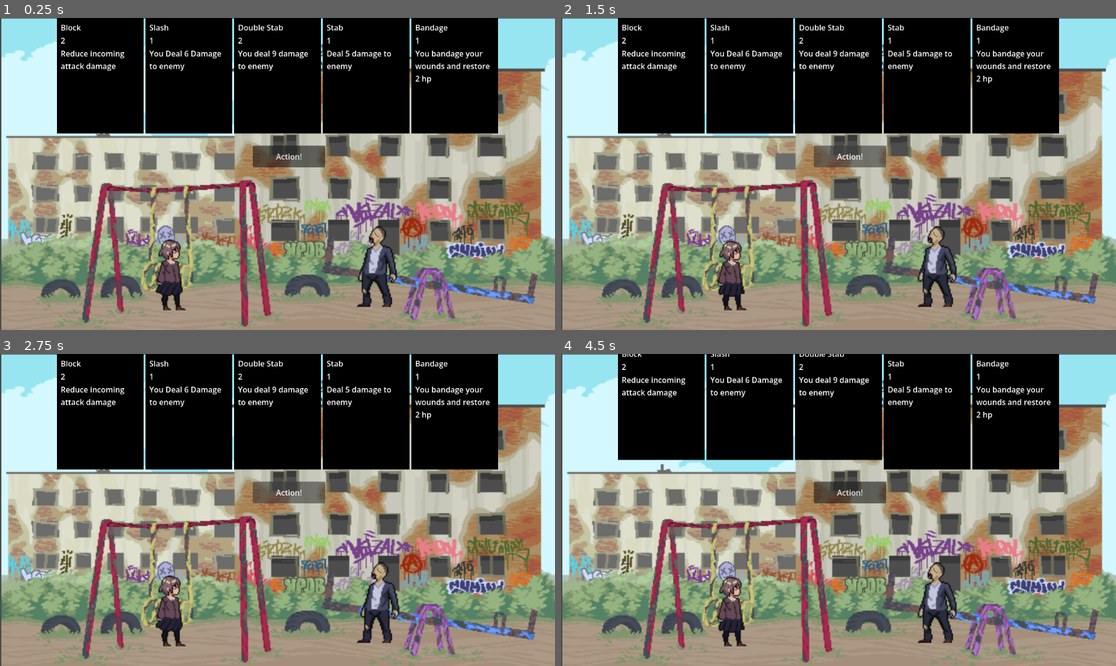
Above: before the commit, frames 1-4 (two rows, left to right).
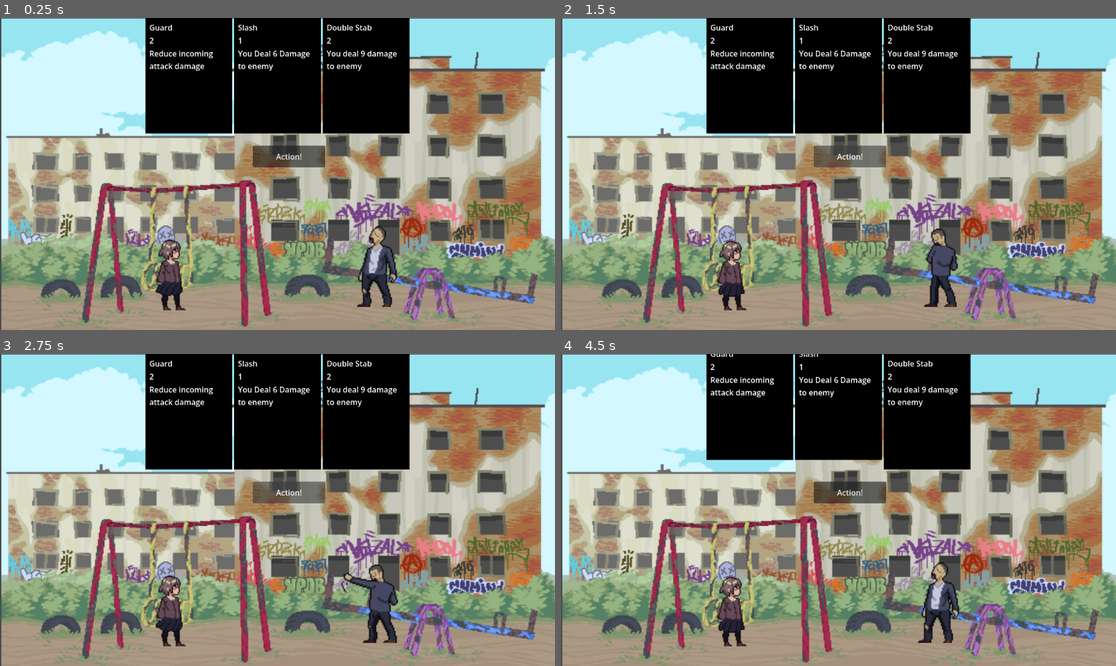
Above: after the commit, the same moments.

Repository: yusuf14694/prototype-battle-card
Game: Godot game, scene res://scenes/battle.tscn
The game is run twice, just before and just after one commit, with the same random seed, the same clock (stepped at 60 frames per second) and the same inputs.
Inputs (mouse positions are in pixels of both pictures, inside the frame that each line leads up to):
- Up to frame 1 (0.25 s): no input
- Up to frame 2 (1.5 s): click "Action!" at 0.5 s; click "Action!" at 1.25 s
- Up to frame 3 (2.75 s): click "Action!" at 2 s
- Up to frame 4 (4.5 s): move the mouse to (660, 413) at 2.77 s; click (660, 413) at 2.92 s; move the mouse to (749, 413) at 3.52 s; click (749, 413) at 3.67 s; move the mouse to (838, 413) at 4.27 s; click (838, 413) at 4.42 s

The runs differ from the first frame. In frame 1, 13% of the frame differs, in the area x 10-90%, y 0-38%; in frame 2, 14%; in frame 3, 14%, in the area x 10-90%, y 0-93%; in frame 4, 13%.

Commit message:
Features 1. Add draw hand from deck after cards executed. 2. Add two more cards block and heal. 3. Add turn cycle Draw Card -> Player Turn -> Execute Card -> Zombie   Attack -> Draw Card again. With Animation! 4. Add zombie attack and damaging player.

Diff:
--- a/resources/cardsdata/block.tres
+++ b/resources/cardsdata/block.tres
@@ -4,7 +4,7 @@
 
 [resource]
 script = ExtResource("1_i48d3")
-card_name = "Block"
+card_name = "Guard"
 block = 1
 cost = 2
 description = "Reduce incoming attack damage"
--- a/scenes/player.tscn
+++ b/scenes/player.tscn
@@ -4,6 +4,7 @@
 [ext_resource type="Script" uid="uid://b1bq81uu7etr1" path="res://scripts/player.gd" id="1_hqtel"]
 [ext_resource type="Texture2D" uid="uid://dqdy03qwly4x5" path="res://resources/craftpix-net-242415-free-schoolgirls-anime-character-pixel-sprite-pack/Girl_3/Attack.png" id="1_onrkg"]
 [ext_resource type="Texture2D" uid="uid://bcxxxhn333te2" path="res://resources/craftpix-net-242415-free-schoolgirls-anime-character-pixel-sprite-pack/Girl_3/Walk.png" id="3_i3pqv"]
+[ext_resource type="Texture2D" uid="uid://dcyeih1ik4e8h" path="res://resources/craftpix-net-242415-free-schoolgirls-anime-character-pixel-sprite-pack/Girl_3/Protection.png" id="3_qlg0r"]
 
 [sub_resource type="AtlasTexture" id="AtlasTexture_dw050"]
 atlas = ExtResource("1_onrkg")
@@ -28,6 +29,18 @@
 [sub_resource type="AtlasTexture" id="AtlasTexture_urp6f"]
 atlas = ExtResource("1_onrkg")
 region = Rect2(640, 0, 128, 128)
+
+[sub_resource type="AtlasTexture" id="AtlasTexture_tuyoq"]
+atlas = ExtResource("3_qlg0r")
+region = Rect2(0, 0, 128, 128)
+
+[sub_resource type="AtlasTexture" id="AtlasTexture_fjrip"]
+atlas = ExtResource("3_qlg0r")
+region = Rect2(128, 0, 128, 128)
+
+[sub_resource type="AtlasTexture" id="AtlasTexture_smehm"]
+atlas = ExtResource("3_qlg0r")
+region = Rect2(256, 0, 128, 128)
 
 [sub_resource type="AtlasTexture" id="AtlasTexture_onrkg"]
 atlas = ExtResource("1_4flbx")
@@ -125,6 +138,20 @@
 "loop": false,
 "name": &"attack",
 "speed": 8.0
+}, {
+"frames": [{
+"duration": 1.0,
+"texture": SubResource("AtlasTexture_tuyoq")
+}, {
+"duration": 1.0,
+"texture": SubResource("AtlasTexture_fjrip")
+}, {
+"duration": 1.0,
+"texture": SubResource("AtlasTexture_smehm")
+}],
+"loop": false,
+"name": &"hurt",
+"speed": 5.0
 }, {
 "frames": [{
 "duration": 1.0,
@@ -200,7 +227,9 @@
 
 [node name="AnimatedSprite2DPlayer" type="AnimatedSprite2D" parent="." unique_id=738212693]
 sprite_frames = SubResource("SpriteFrames_dw050")
-animation = &"idle"
+animation = &"hurt"
+frame = 2
+frame_progress = 1.0
 
 [node name="CollisionShape2D" type="CollisionShape2D" parent="." unique_id=845416115]
 position = Vector2(-1.5, 28)
--- a/scenes/zombie.tscn
+++ b/scenes/zombie.tscn
@@ -2,7 +2,28 @@
 
 [ext_resource type="Script" uid="uid://bwi1umwi5lq37" path="res://scripts/zombie.gd" id="1_roy8y"]
 [ext_resource type="Texture2D" uid="uid://cxx3nylfbto3o" path="res://resources/craftpix-net-503404-free-urban-zombie-sprite-sheet-pixel-art-pack/Zombie_1/Idle.png" id="1_uiaus"]
+[ext_resource type="Texture2D" uid="uid://dflc7x6s3ulnl" path="res://resources/craftpix-net-503404-free-urban-zombie-sprite-sheet-pixel-art-pack/Zombie_1/Attack.png" id="2_4gx57"]
 [ext_resource type="Texture2D" uid="uid://cc7m42togf4ux" path="res://resources/craftpix-net-503404-free-urban-zombie-sprite-sheet-pixel-art-pack/Zombie_1/Hurt.png" id="2_jmu02"]
+
+[sub_resource type="AtlasTexture" id="AtlasTexture_ycv6i"]
+atlas = ExtResource("2_4gx57")
+region = Rect2(0, 0, 128, 128)
+
+[sub_resource type="AtlasTexture" id="AtlasTexture_pjjxt"]
+atlas = ExtResource("2_4gx57")
+region = Rect2(128, 0, 128, 128)
+
+[sub_resource type="AtlasTexture" id="AtlasTexture_7pfmu"]
+atlas = ExtResource("2_4gx57")
+region = Rect2(256, 0, 128, 128)
+
+[sub_resource type="AtlasTexture" id="AtlasTexture_3fthk"]
+atlas = ExtResource("2_4gx57")
+region = Rect2(384, 0, 128, 128)
+
+[sub_resource type="AtlasTexture" id="AtlasTexture_aetfh"]
+atlas = ExtResource("2_4gx57")
+region = Rect2(512, 0, 128, 128)
 
 [sub_resource type="AtlasTexture" id="AtlasTexture_ogcpr"]
 atlas = ExtResource("2_jmu02")
@@ -46,6 +67,26 @@
 
 [sub_resource type="SpriteFrames" id="SpriteFrames_050lg"]
 animations = [{
+"frames": [{
+"duration": 1.0,
+"texture": SubResource("AtlasTexture_ycv6i")
+}, {
+"duration": 1.0,
+"texture": SubResource("AtlasTexture_pjjxt")
+}, {
+"duration": 1.0,
+"texture": SubResource("AtlasTexture_7pfmu")
+}, {
+"duration": 1.0,
+"texture": SubResource("AtlasTexture_3fthk")
+}, {
+"duration": 1.0,
+"texture": SubResource("AtlasTexture_aetfh")
+}],
+"loop": false,
+"name": &"attack",
+"speed": 5.0
+}, {
 "frames": [{
 "duration": 1.0,
 "texture": SubResource("AtlasTexture_ogcpr")
@@ -97,8 +138,9 @@
 
 [node name="AnimatedSprite2DZombie" type="AnimatedSprite2D" parent="." unique_id=1803320479]
 sprite_frames = SubResource("SpriteFrames_050lg")
-animation = &"idle"
-frame_progress = 0.6243192
+animation = &"attack"
+frame = 4
+frame_progress = 1.0
 flip_h = true
 
 [node name="CollisionShape2D" type="CollisionShape2D" parent="." unique_id=1609551877]
--- a/scripts/battle_manager.gd
+++ b/scripts/battle_manager.gd
@@ -2,14 +2,28 @@
 
 var deck = []
 var hand = []
+var selected_cards = []
+var discard_pile= []
+
 var card_scene = preload("res://scenes/card_ui.tscn")
-var selected_cards = []
-const MAX_SELECTED_CARD = 3
+var zombie
+var player
+
+const MAX_CARD_IN_HAND = 3
+const ACTION_POINT = 3
+var used_AP := 0
 
 # Called when the node enters the scene tree for the first time.
 func _ready() -> void:
+	#LOAD CARD DECK
 	setup_deck()
-	draw_hand()
+
+	#LOAD ENTITIES
+	zombie = get_tree().get_first_node_in_group("enemy")
+	player = get_tree().get_first_node_in_group("player")
+
+	#START PLAYER TURN
+	start_player_turn()
 
 
 # Called every frame. 'delta' is the elapsed time since the previous frame.
@@ -27,7 +41,7 @@
 	deck.shuffle()
 
 func draw_hand():
-	for i in range(deck.size()):
+	while hand.size() < MAX_CARD_IN_HAND:
 		if deck.is_empty():
 			return
 
@@ -36,7 +50,6 @@
 		var card_ui = card_scene.instantiate()
 
 		card_ui.data = card_data
-
 		hand.append(card_ui)
 
 		$CanvasLayer/BattleUI/CenterContainer/HandContainer.add_child(card_ui)
@@ -46,31 +59,64 @@
 	if card.selected:
 		selected_cards.erase(card)
 		card.set_selected(false)
+		used_AP -= card.data.cost
+
+		print("usedAP:", used_AP)
 		return
 
-	#if selected_cards.size() >= MAX_SELECTED_CARD:
-		#return
+	if(used_AP < ACTION_POINT):
+		used_AP += card.data.cost
+		selected_cards.append(card)
+		card.set_selected(true)
 
-	selected_cards.append(card)
-	card.set_selected(true)
-
-	print("Selected:", card.data.card_name)
-
+		print("Selected:", card.data.card_name)
+		print("usedAP:", used_AP)
+	else:
+		print("Max AP")
 
 func _on_execute_button_pressed() -> void:
 	execute_turn() # Replace with function body.
 
 func execute_turn():
 	print("EXECUTE TURN")
-	var zombie = get_tree().get_first_node_in_group("enemy")
-	var player = get_tree().get_first_node_in_group("player")
 
+
+	#EXECUTE CARDS
 	for card in selected_cards:
 		print(card.data.card_name)
 		print(card.data.damage)
+
 		if(card.data.damage > 0):
 			zombie.take_damage(card.data.damage)
 			await player.play_attack()
 			await zombie.play_hurt()
+
 		if(card.data.heal > 0):
 			player.heal(card.data.heal)
+
+	#REMOVE EXECUTED CARD
+	for card in selected_cards:
+		discard_pile.append(card.data)
+		hand.erase(card)
+		card.queue_free()
+
+	selected_cards.clear()
+	end_player_turn()
+
+func start_player_turn():
+	used_AP = 0
+	draw_hand()
+
+func end_player_turn():
+	enemy_turn()
+
+func enemy_turn():
+	var damage = zombie.attack()
+	print("Zombie attacks: ", damage)
+
+	player.take_damage(damage)
+	await zombie.play_attack()
+	await player.play_hurt()
+
+	await get_tree().create_timer(1.0).timeout
+	start_player_turn()
--- a/scripts/player.gd
+++ b/scripts/player.gd
@@ -19,6 +19,26 @@
 	await anim.animation_finished
 	anim.play("idle")
 
+func play_hurt():
+	anim.play("hurt")
+	await anim.animation_finished
+	anim.play("idle")
+
 func heal(amount: int):
 	if(hp <= max_hp):
 		hp += amount
+		print("PLAYER HEALED FOR:", amount)
+		print("HP after healed:", hp)
+
+func take_damage(damage: int):
+	print ("PLAYER HP Before damage:", hp)
+	print ("DAMAGE TAKEN: ", damage)
+	hp -= damage
+	print ("PLAYER HP after:", hp)
+
+	if (hp <= 0):
+		die()
+
+func die():
+	print ("PLAYER DEAD")
+	queue_free()
--- a/scripts/zombie.gd
+++ b/scripts/zombie.gd
@@ -2,6 +2,8 @@
 
 var max_hp:= 30
 var hp := 30
+var min_damage := 1
+var max_damage := 6
 @onready var anim = $AnimatedSprite2DZombie
 
 # Called when the node enters the scene tree for the first time.
@@ -28,3 +30,11 @@
 	anim.play("hurt")
 	await anim.animation_finished
 	anim.play("idle")
+
+func play_attack():
+	anim.play("attack")
+	await anim.animation_finished
+	anim.play("idle")
+
+func attack() -> int:
+	return randi_range(min_damage, max_damage)
